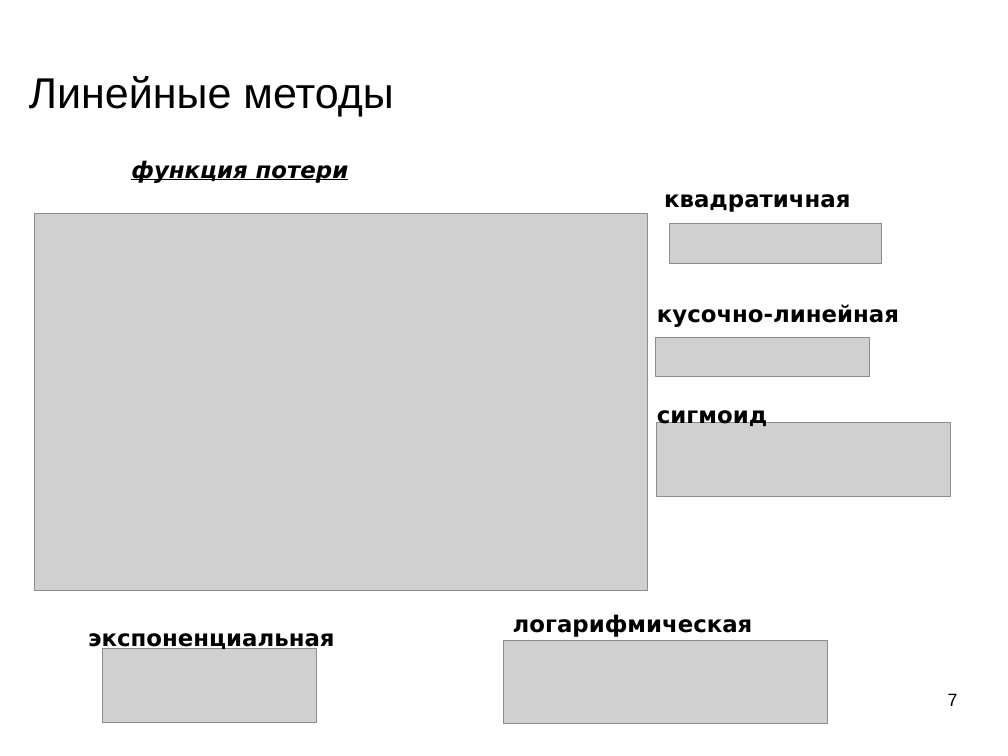
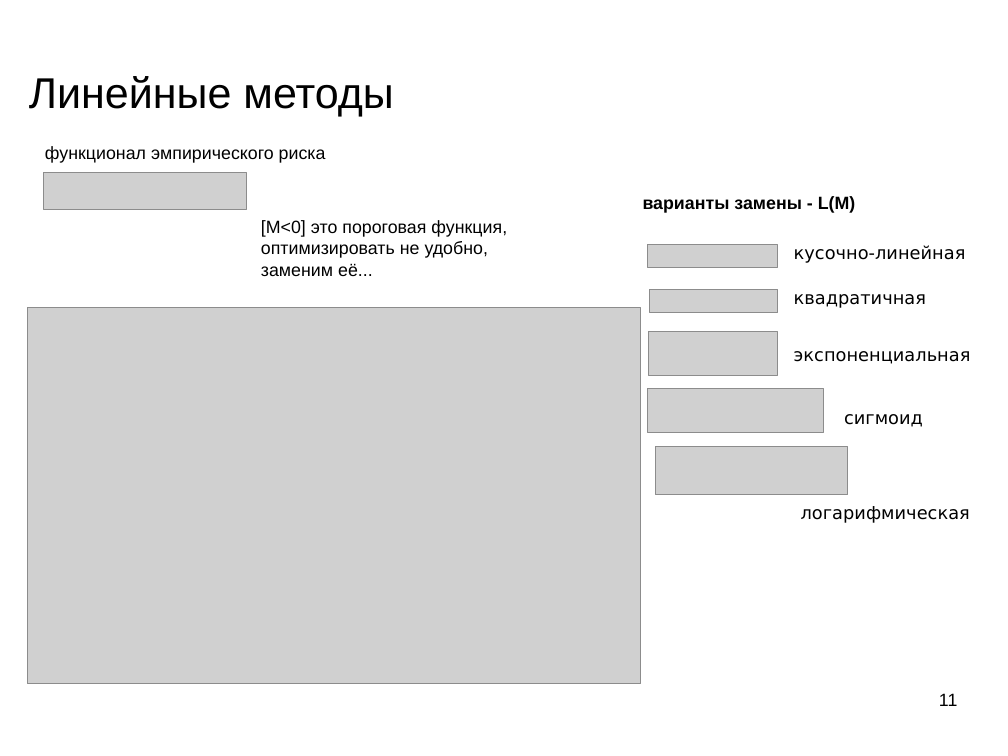
Before and after one commit to mechanoid5/ml_lectorium_legacy, a slide deck: slide 11 of 09-linear.odp (slide 7 before the commit). Drawn at 1008x756 pixels with LibreOffice and Linux fonts; fonts in the diff are those of the drawing; grey boxes stand for pictures; background and template pictures are left out. Boxes give left, top, right and bottom in pixels: in the first picture for what was removed or moved away, otherwise in the second. Text is boxed around its words. In the diff, an @@ line names an element or a change of style, - is before the commit and + after.

```diff
--- a/09-linear.odp
+++ b/09-linear.odp
@@ text added at (45,146,326,163), 14 pt, text #000000 @@
+функционал эмпирического риска
@@ picture added at (43,173,246,209) @@
@@ text removed at (131,160,349,183) @@
-функция потери
@@ text added at (643,196,856,213), 14 pt, text #000000, bold @@
+варианты замены - L(M)
@@ text added at (261,220,507,276), 14 pt, text #000000 @@
+[M<0] это пороговая функция,
+оптимизировать не удобно,
+заменим её...
@@ text "кусочно-линейная": place and size @@
-text "кусочно-линейная" at (657,304,899,327)
+text "кусочно-линейная" at (794,245,966,263)
@@ picture: place and size @@
-picture at (670,223,882,263)
+picture at (649,245,777,268)
@@ picture: place and size @@
-picture at (504,641,829,724)
+picture at (650,289,778,313)
@@ text "квадратичная": place and size @@
-text "квадратичная" at (664,194,850,212)
+text "квадратичная" at (794,294,926,308)
@@ picture: place and size @@
-picture at (35,214,649,591)
+picture at (27,307,641,684)
@@ picture: place and size @@
-picture at (656,338,871,377)
+picture at (649,332,777,376)
@@ size 18 to 14 pt, bold off in 5 elements at (844,414,923,427), (794,245,966,263), (794,294,926,308), (801,506,970,523), (794,351,971,364) @@
@@ text "экспоненциальная": place and size @@
-text "экспоненциальная" at (88,628,334,653)
+text "экспоненциальная" at (794,351,971,364)
@@ picture: place and size @@
-picture at (102,649,317,724)
+picture at (649,389,824,433)
@@ text "сигмоид": place and size @@
-text "сигмоид" at (657,405,767,426)
+text "сигмоид" at (844,414,923,427)
@@ picture: place and size @@
-picture at (657,423,950,498)
+picture at (656,446,849,495)
@@ text "логарифмическая": place and size @@
-text "логарифмическая" at (513,614,753,637)
+text "логарифмическая" at (801,506,970,523)
@@ page number at (939,693,957,706): text changed @@
-7
+11
```
Also in this commit, not shown: 10 other slides changed, 7 slides added, 2 slides removed.
